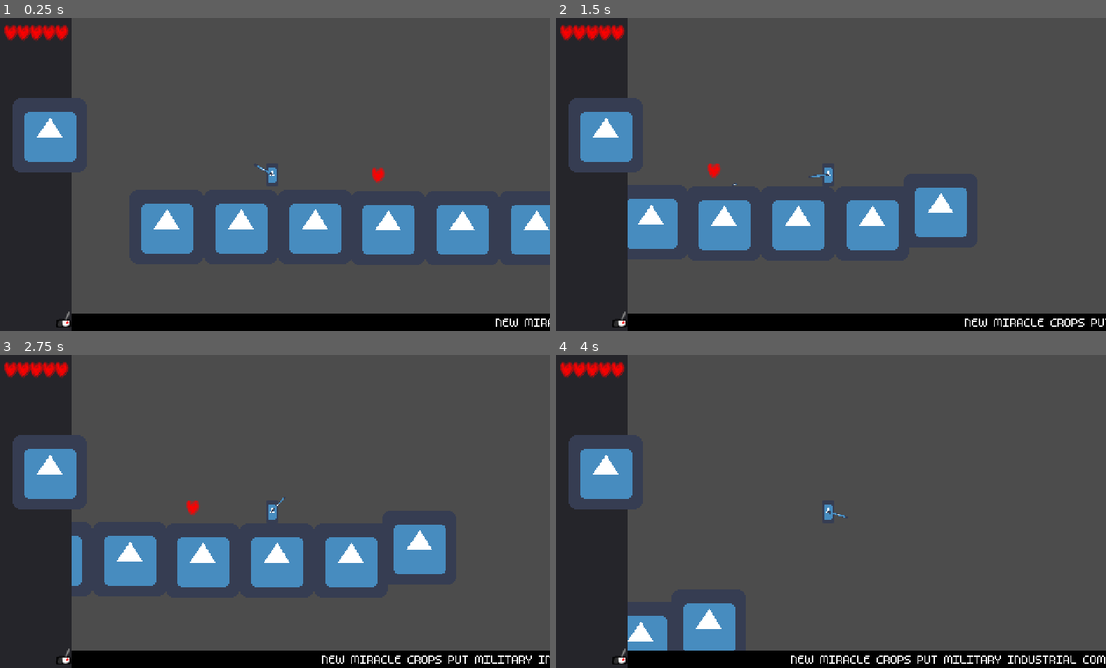
Above: before the commit, frames 1-4 (two rows, left to right).
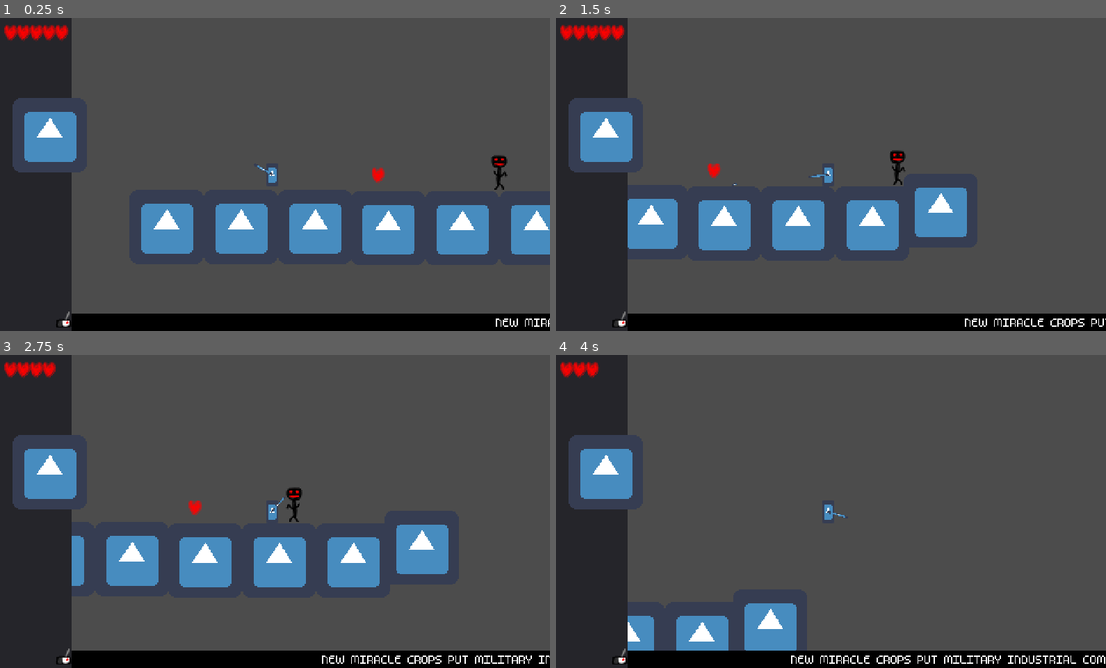
Above: after the commit, the same moments.

Repository: mrnotcrazy/ld52
Game: Godot game, scene res://test_main.tscn
The game is run twice, just before and just after one commit, with the same random seed, the same clock (stepped at 60 frames per second) and the same inputs. The engine's default icon, where the game draws it, is replaced by a stand-in: a white triangle on a blue panel in a dark square.
Inputs (mouse positions are in pixels of both pictures, inside the frame that each line leads up to):
- Up to frame 1 (0.25 s): no input
- Up to frame 2 (1.5 s): move the mouse to (952, 158) at 0.52 s; hold D (move_right) from 0.53 s (still down); tap W (jump) at 0.6, 0.77, 1.07 s; move the mouse to (715, 190) at 1.27 s; click (715, 190) at 1.35 s
- Up to frame 3 (2.75 s): tap W (jump) at 1.52, 1.55, 1.82, 2.1 s; move the mouse to (330, 442) at 2.02 s; release D (move_right) at 2.03 s; hold A (move_left) from 2.03 s (still down)
- Up to frame 4 (4 s): move the mouse to (798, 574) at 2.77 s; release A (move_left) at 2.78 s; hold D (move_right) from 2.78 s (still down); click (798, 574) at 2.85 s; tap W (jump) at 3.02, 3.05, 3.32, 3.6, 3.77 s; move the mouse to (996, 558) at 3.52 s

The runs differ from the first frame. In frame 1, 0.2% of the frame differs, in the area x 89-93%, y 43-55%; in frame 2, 0.2%; in frame 3, 1.4%; in frame 4, 2.9%, in the area x 7-44%, y 2-95%.

Commit message:
Added basic enemy and some random stuff, created an enemy folder

Diff:
--- a/bullet.gd
+++ b/bullet.gd
@@ -1,6 +1,7 @@
 extends RigidBody2D
 
-export var impulse: Vector2 = Vector2(100, -300)
+
+var dmg = -1
 # Declare member variables here. Examples:
 # var a = 2
 # var b = "text"
@@ -15,8 +16,9 @@
 # Called every frame. 'delta' is the elapsed time since the previous frame.
 #func _process(delta):
 #	pass
-
+func destruct():
+	queue_free()
 
 func _on_selfDestruct_timeout():
-	queue_free()
+	destruct()
 	pass # Replace with function body.
--- a/bullet.tscn
+++ b/bullet.tscn
@@ -7,7 +7,7 @@
 radius = 1.0
 height = 2.0
 
-[node name="bullet" type="RigidBody2D"]
+[node name="bullet" type="RigidBody2D" groups=["bullet"]]
 collision_layer = 2
 collision_mask = 2
 contact_monitor = true
@@ -19,11 +19,12 @@
 scale = Vector2( 0.0727989, 0.034233 )
 texture = ExtResource( 1 )
 
-[node name="CollisionShape2D" type="CollisionShape2D" parent="."]
+[node name="CollisionShape2D" type="CollisionShape2D" parent="." groups=["bullet"]]
 rotation = 1.5708
 shape = SubResource( 1 )
 
 [node name="selfDestruct" type="Timer" parent="."]
 autostart = true
 
+[connection signal="body_entered" from="." to="." method="_on_bullet_body_entered"]
 [connection signal="timeout" from="selfDestruct" to="." method="_on_selfDestruct_timeout"]
--- /dev/null
+++ b/enemies/Base_enemy.gd
@@ -0,0 +1,53 @@
+extends KinematicBody2D
+
+export var health =5
+# Speed of the enemy
+export var speed = 100
+
+# Direction the enemy is facing (1 = right, -1 = left)
+export var direction = 1
+
+# Distance the enemy will walk before turning around
+export var walk_distance = 200
+
+# Current distance the enemy has walked
+var current_distance = 0
+
+func _physics_process(delta):
+
+
+	# Check for collision and adjust position accordingly
+	move_and_slide(Vector2(speed * direction, 0))
+
+
+
+	# If the enemy has reached the end of its walk distance, turn around
+	if abs(current_distance) >= walk_distance:
+		direction *= -1
+		current_distance = 0
+
+	# Update current distance
+	current_distance += speed * direction * delta
+	if direction==1:
+		$Sprite.flip_h=true
+	else:
+		$Sprite.flip_h=false
+		pass
+
+func _on_hurtPlayer_body_entered(body):
+	if body.is_in_group("player"):
+		body.updateHealth(-1)
+		pass
+	if body.is_in_group("bullet"):
+		damage(body.dmg)
+		body.destruct()
+
+	pass # Replace with function body.
+
+func destruct():
+	queue_free()
+
+func damage(x):
+	health+=x
+	if health<=0:
+		destruct()
--- /dev/null
+++ b/enemies/Base_enemy.tscn
@@ -0,0 +1,30 @@
+[gd_scene load_steps=5 format=2]
+
+[ext_resource path="res://art/enemy_base_16x32_placeholder.png" type="Texture" id=1]
+[ext_resource path="res://enemies/Base_enemy.gd" type="Script" id=2]
+
+[sub_resource type="RectangleShape2D" id=1]
+extents = Vector2( 4.5, 7.75 )
+
+[sub_resource type="RectangleShape2D" id=2]
+extents = Vector2( 7, 15.5 )
+
+[node name="Base_enemy" type="KinematicBody2D" groups=["enemy"]]
+script = ExtResource( 2 )
+
+[node name="CollisionShape2D" type="CollisionShape2D" parent="."]
+position = Vector2( 0, 8 )
+shape = SubResource( 1 )
+
+[node name="hurtPlayer" type="Area2D" parent="." groups=["enemy"]]
+collision_layer = 3
+collision_mask = 3
+
+[node name="CollisionShape2D" type="CollisionShape2D" parent="hurtPlayer"]
+position = Vector2( 0, 0.5 )
+shape = SubResource( 2 )
+
+[node name="Sprite" type="Sprite" parent="."]
+texture = ExtResource( 1 )
+
+[connection signal="body_entered" from="hurtPlayer" to="." method="_on_hurtPlayer_body_entered"]
--- a/news_ticket.gd
+++ b/news_ticket.gd
@@ -11,7 +11,7 @@
 func _physics_process(delta):
 	if get_position().x>=-2000:
 		set_position(Vector2(get_position().x-1,255))
-		print(get_position())
+
 		pass
 	else:
 		set_position(Vector2(450,255))
--- a/player.gd
+++ b/player.gd
@@ -33,7 +33,7 @@
 
 		velocity = velocity
 		if Input.is_action_just_pressed("jump"):
-			print(is_on_floor())
+			#print(is_on_floor())
 			if is_on_floor():
 				velocity.y = jump_speed
 		get_node("hands").look_at(get_global_mouse_position())
--- a/test_main.tscn
+++ b/test_main.tscn
@@ -9,6 +9,7 @@
 [ext_resource path="res://news_ticket.gd" type="Script" id=7]
 [ext_resource path="res://art/m5x7.ttf" type="DynamicFontData" id=8]
 [ext_resource path="res://art/radio_16x16_placeholder.png" type="Texture" id=9]
+[ext_resource path="res://enemies/Base_enemy.tscn" type="PackedScene" id=10]
 
 [sub_resource type="DynamicFont" id=1]
 font_data = ExtResource( 8 )
@@ -99,3 +100,6 @@
 
 [node name="hurtbox" parent="." instance=ExtResource( 6 )]
 position = Vector2( 282, 195 )
+
+[node name="Base_enemy" parent="." instance=ExtResource( 10 )]
+position = Vector2( 362, 191 )
Binary file added: art/enemy_base_16x32_placeholder.png
Not shown, added: art/enemy_base_16x32_placeholder.png.import
Not shown: 1 places in test_main.tscn that only renumber resources
